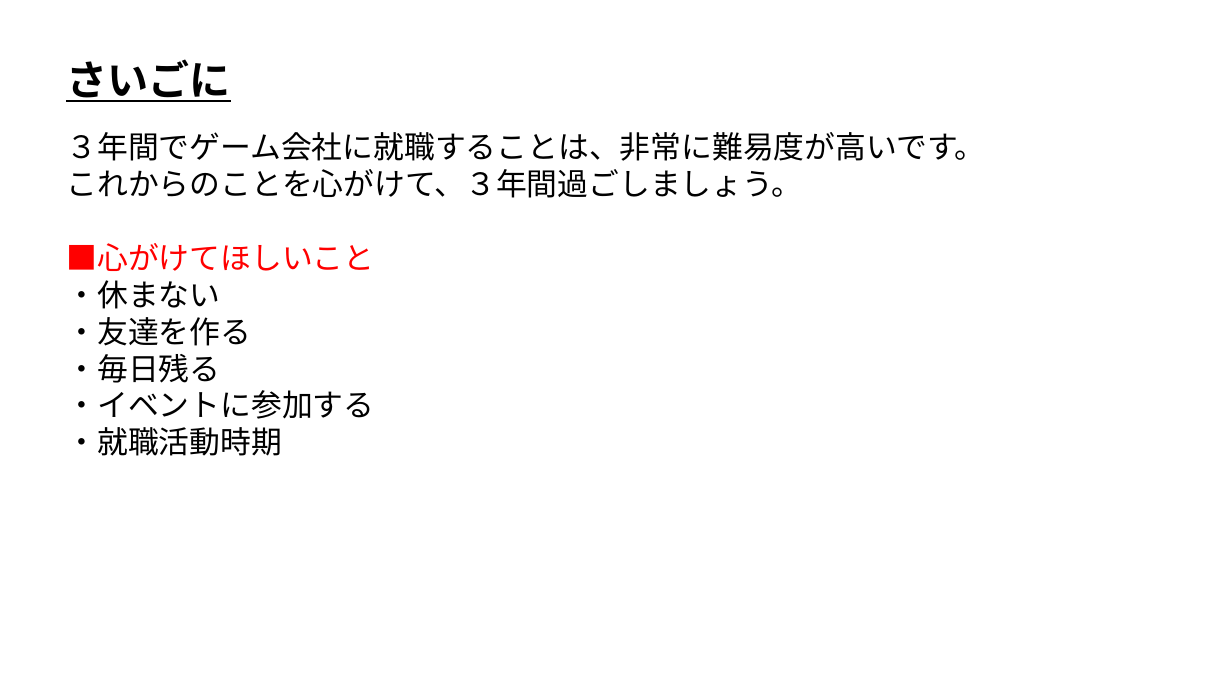
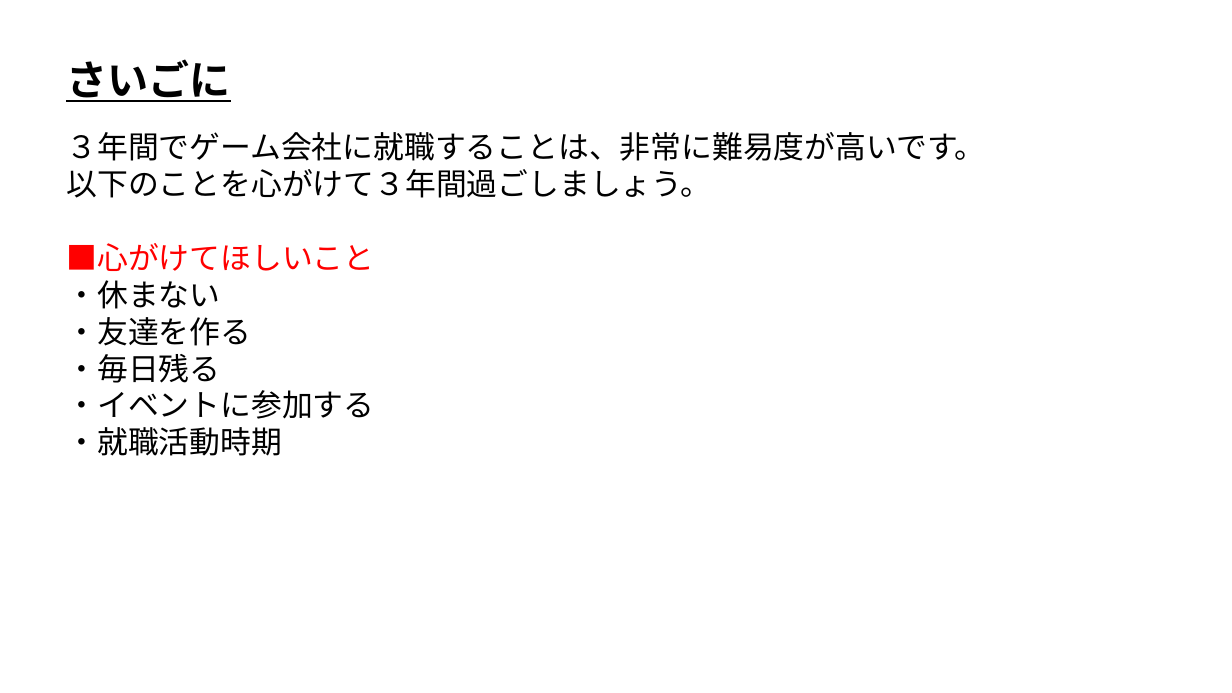
Before and after one commit to ArakiYusuke-Ohara/Textbook, a slide deck: slide 24 of その他/新入生ガイダンス/00_はじめに.pptx (slide 25 before the commit). Drawn at 1232x693 pixels with LibreOffice and Linux fonts; fonts in the diff are those of the drawing. Boxes give left, top, right and bottom in pixels: in the first picture for what was removed or moved away, otherwise in the second. Text is boxed around its words. In the diff, an @@ line names an element or a change of style, - is before the commit and + after.

```diff
--- a/その他/新入生ガイダンス/00_はじめに.pptx
+++ b/その他/新入生ガイダンス/00_はじめに.pptx
@@ text at [66, 169, 711, 198]: text changed @@
-これからのことを心がけて、３年間過ごしましょう。
+以下のことを心がけて３年間過ごしましょう。
```
Also in this commit, not shown: 3 other slides changed.
